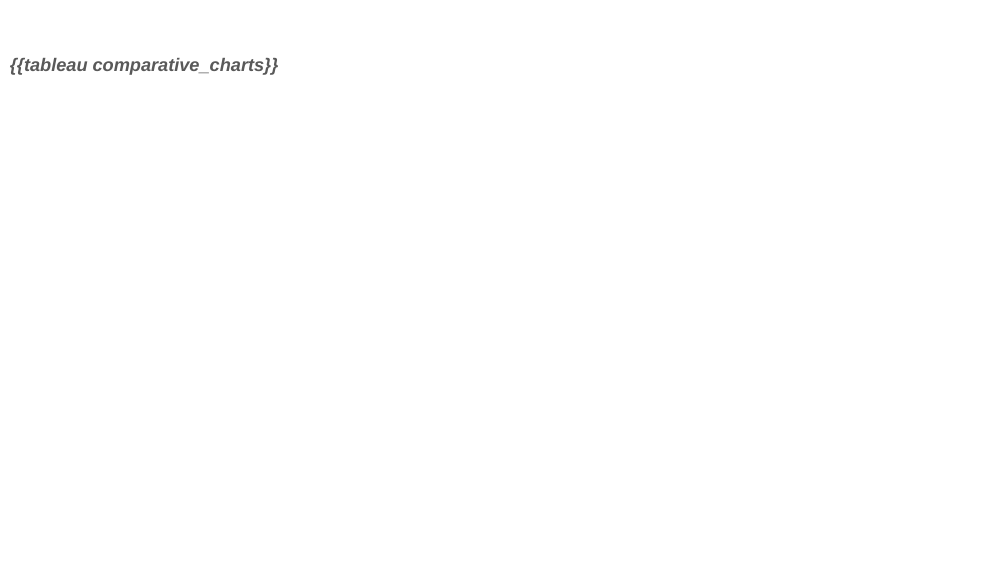
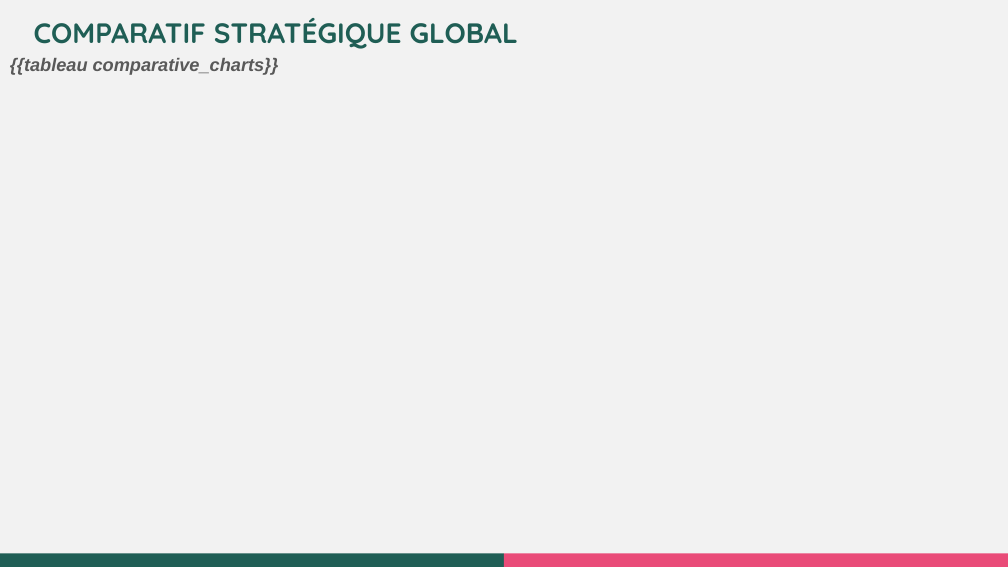
Before and after one commit to jarchibarlou-hash/barlo-mapbox-service, a slide deck: slide 15 of template_diagnostic.pptx. Drawn at 1008x567 pixels with LibreOffice and Linux fonts; fonts in the diff are those of the drawing; background and template pictures are left out. Boxes give left, top, right and bottom in pixels: in the first picture for what was removed or moved away, otherwise in the second. Text is boxed around its words. In the diff, an @@ line names an element or a change of style, - is before the commit and + after.

```diff
--- a/template_diagnostic.pptx
+++ b/template_diagnostic.pptx
@@ background picture (left out) to #F2F2F2 @@
@@ text added at bbox=[34, 18, 518, 49], 20 pt, text #1F5E55, bold @@
+COMPARATIF STRATÉGIQUE GLOBAL
@@ rectangle added at bbox=[0, 553, 504, 567], fill #1F5E55 @@
@@ rectangle added at bbox=[504, 553, 1008, 567], fill #E94B78 @@
```
Also in this commit, not shown: 17 other slides changed, 6 other files.
